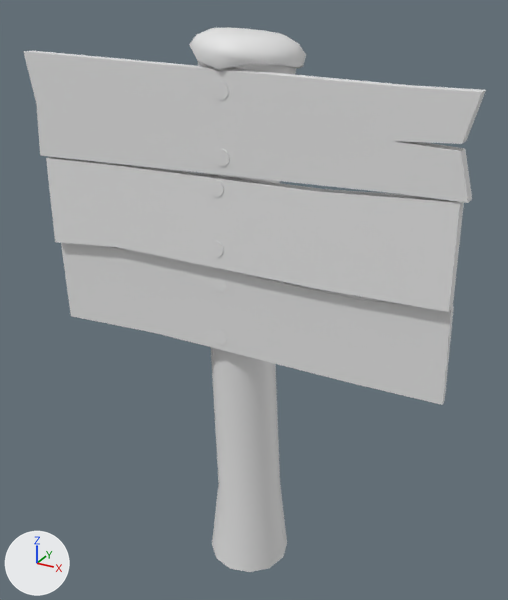
One commit to the FBX model Platformer/Assets/Models/sign.fbx: the scene before it, then after it.
Rendered twice from a 50 mm camera at (0.559, -0.997, 0.183) aimed at (0.01, 0.0, -0.316). The axes (+X, +Y, +Z) are drawn at lower left. The lights are the same throughout.
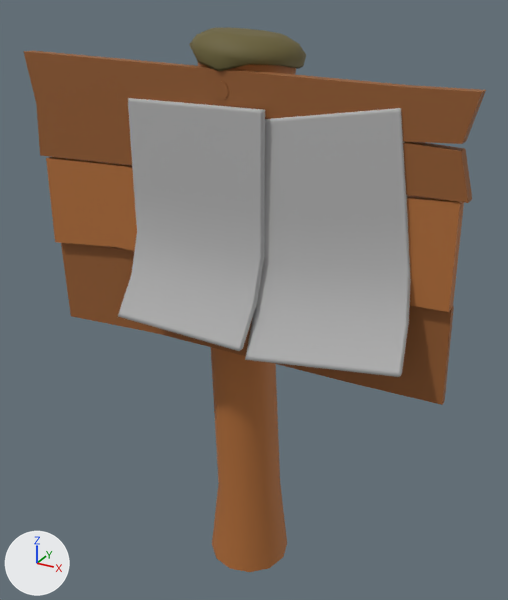
The newer file is also turned or shifted as a whole; pictures and numbers use the older file's frame.

Pixel boxes [x1, y1, x2, y2] of what changed, in the pictures (508 x 600 px):
part 1 of me_circle, added: after [245, 108, 411, 377]
part 2 of me_circle, added: after [118, 98, 265, 351]
part 3 of me_circle, deleted: before [209, 180, 224, 197]
part 4 of me_circle, deleted: before [212, 277, 226, 292]
part 5 of me_circle, deleted: before [214, 149, 230, 166]
part 6 of me_circle, deleted: before [209, 241, 224, 257]
part 7 of me_circle, recoloured (grey to brown): [23, 51, 486, 405] in both
part 8 of me_circle, recoloured (grey to brown): [46, 63, 464, 572] in both
part 9 of me_circle, recoloured (white to brown): [189, 27, 306, 72] in both

Edits to the bpy script that builds the scene:
```text
Add mat_material_003:
    mat_material_003 = principled_material('Material.003')
    mat_material_003.base_color = (0.429, 0.148, 0.0342)  # brown #af6b34
    mat_material_003.roughness = 0.69
Add mat_material_005:
    mat_material_005 = principled_material('Material.005')
    mat_material_005.base_color = (0.439, 0.439, 0.439)  # grey #b1b1b1
    mat_material_005.roughness = 0.69
Add mat_material_004:
    mat_material_004 = principled_material('Material.004')
    mat_material_004.base_color = (0.142, 0.116, 0.0338)  # brown #696034
    mat_material_004.roughness = 0.69
Add mat_material_001:
    mat_material_001 = principled_material('Material.001')
    mat_material_001.base_color = (0.296, 0.104, 0.025)  # brown #945b2c
    mat_material_001.roughness = 0.69
Change me_circle:
    used by ob_circle; location = (0.0, 0.0, 0.0)
    remove me_circle.from_pydata(...)  # 472 vertices, 458 faces; spans x -0.388..0.373, y -0.09..0.09, z -0.872..0.131
    add me_circle.from_pydata(...)  # 508 vertices, 468 faces; spans x -0.388..0.373, y -0.164..0.09, z -0.872..0.131
    me_circle part 1: a new loose piece of 92 vertices spanning x 0.029..0.326, y -0.157..-0.074, z -0.342..0.044, in mat_material_005 (grey #b1b1b1)
    me_circle part 2: a new loose piece of 92 vertices spanning x -0.172..0.078, y -0.164..-0.075, z -0.327..0.029, in mat_material_005 (grey #b1b1b1)
    me_circle part 3: the loose piece of 37 vertices spanning x -0.025..0.002, y -0.083..-0.08, z -0.112..-0.085 is deleted
    me_circle part 4: the loose piece of 37 vertices spanning x -0.029..-0.002, y -0.074..-0.071, z -0.278..-0.251 is deleted
    me_circle part 5: the loose piece of 37 vertices spanning x -0.013..0.013, y -0.083..-0.081, z -0.063..-0.036 is deleted
    me_circle part 6: the loose piece of 37 vertices spanning x -0.025..0.002, y -0.087..-0.084, z -0.211..-0.184 is deleted
    me_circle part 7: 112 faces spanning x -0.388..0.373, y -0.083..-0.059, z -0.4..0.089 switch from no material to mat_material_001 (brown #945b2c)
    me_circle part 8: 70 faces spanning x -0.366..0.366, y -0.087..0.079, z -0.872..0.106 switch from no material to mat_material_003 (brown #af6b34)
    me_circle part 9: 132 faces spanning x -0.089..0.089, y -0.09..0.09, z 0.075..0.131 switch from no material to mat_material_004 (brown #696034)
    add me_circle.materials.append(mat_material_005)  # grey #b1b1b1
```
